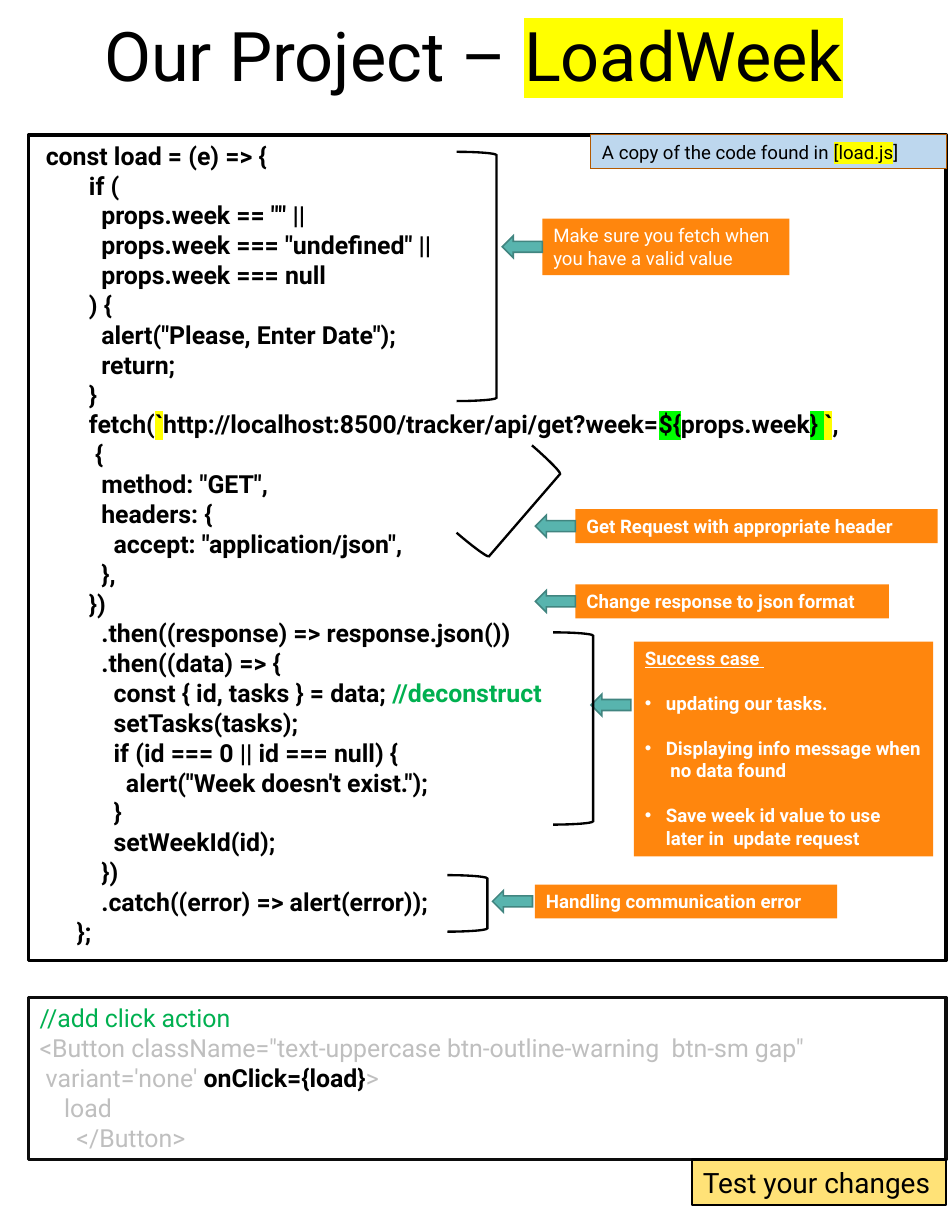
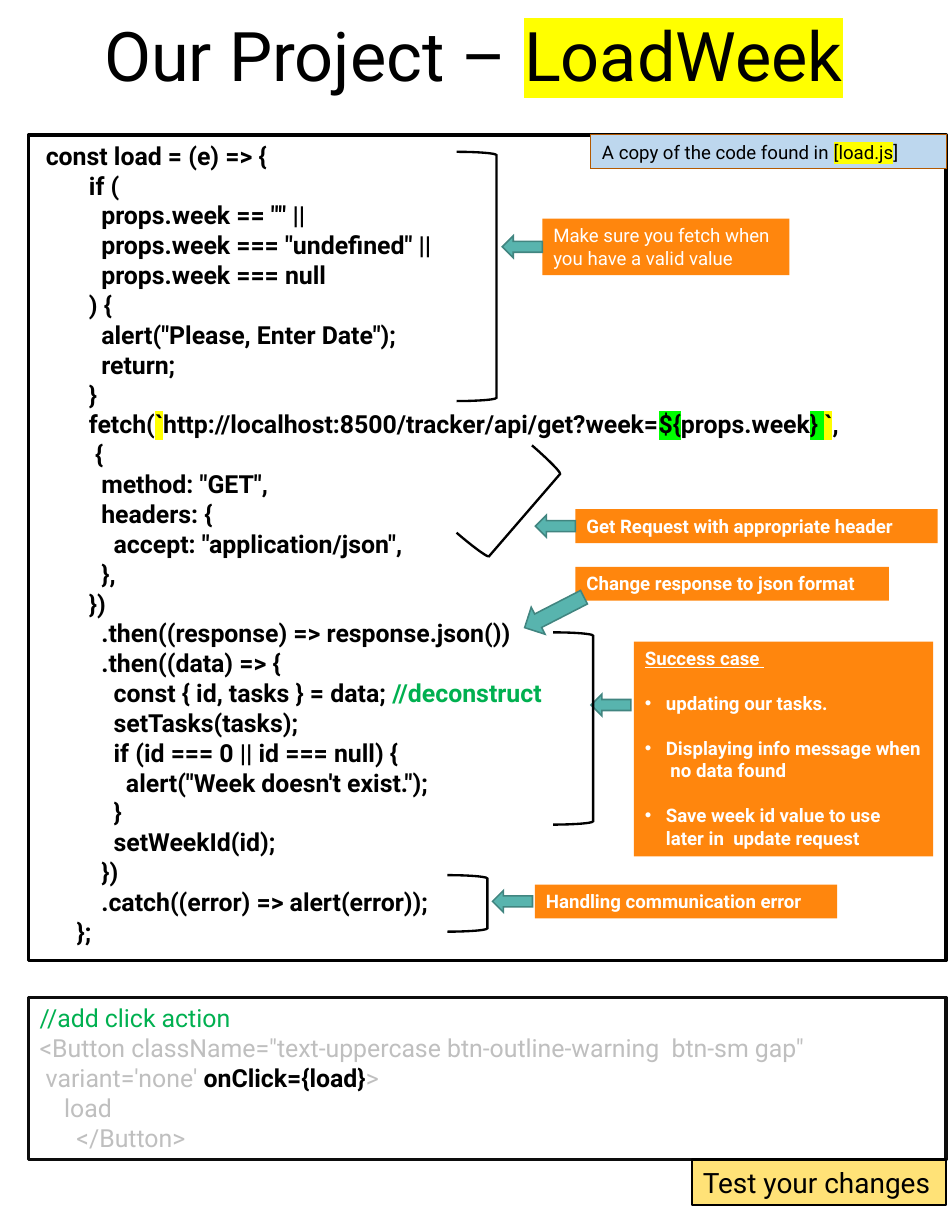
Before and after one commit to scorpion0511/mytracker, a slide deck: slide 53 of doc/React.pptx. Drawn at 952x1232 pixels with LibreOffice and Linux fonts; fonts in the diff are those of the drawing. Boxes give left, top, right and bottom in pixels: in the first picture for what was removed or moved away, otherwise in the second. Text is boxed around its words. In the diff, an @@ line names an element or a change of style, - is before the commit and + after.

```diff
--- a/doc/React.pptx
+++ b/doc/React.pptx
@@ rectangle "Change response to json format": place and size @@
-rectangle "Change response to json format" at box(576, 585, 889, 618)
+rectangle "Change response to json format" at box(576, 567, 889, 600)
@@ left arrow at box(518, 583, 591, 641): rotation 0 to 332 degrees @@
```
Also in this commit, not shown: 21 other slides changed, 4 slides added.
